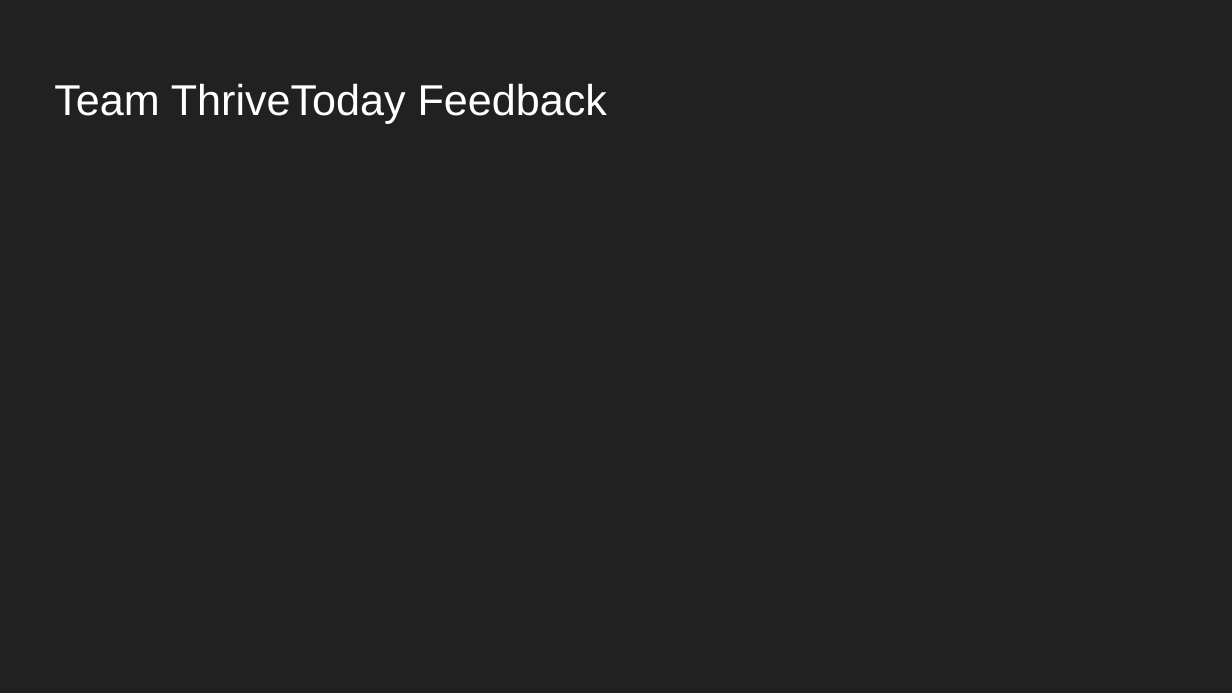
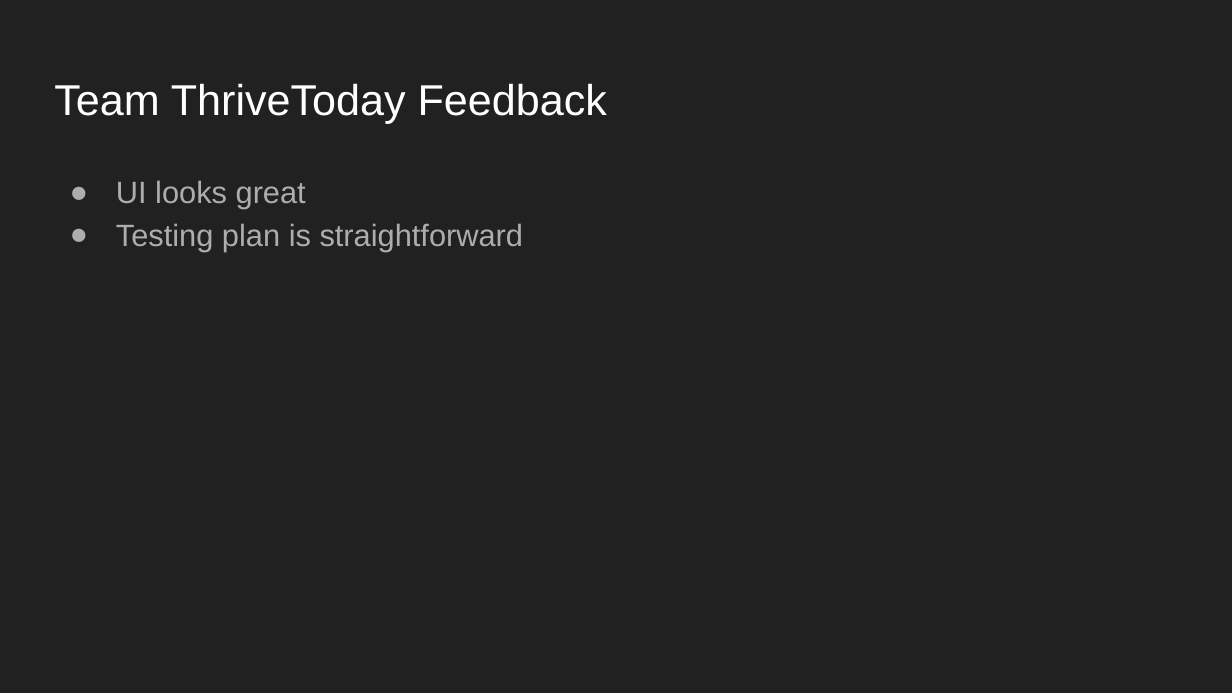
Before and after one commit to maxpanec/Deepcourse, a slide deck: slide 9 of weekly_team_presentation/week7.pptx. Drawn at 1232x693 pixels with LibreOffice and Linux fonts; fonts in the diff are those of the drawing. Boxes give left, top, right and bottom in pixels: in the first picture for what was removed or moved away, otherwise in the second. Text is boxed around its words. In the diff, an @@ line names an element or a change of style, - is before the commit and + after.

```diff
--- a/weekly_team_presentation/week7.pptx
+++ b/weekly_team_presentation/week7.pptx
@@ text added at [116,180,524,252], 18 pt, text #ADADAD @@
+● UI looks great
+● Testing plan is straightforward
```
Also in this commit, not shown: 1 slide added, 1 slide removed.
